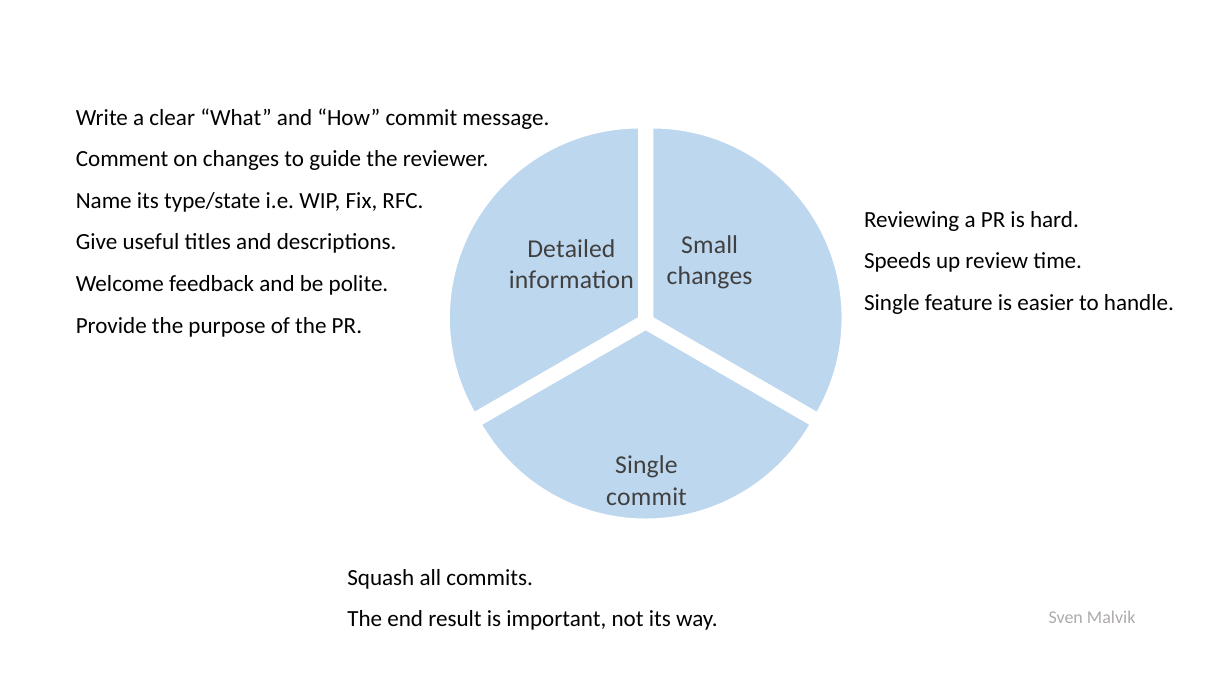
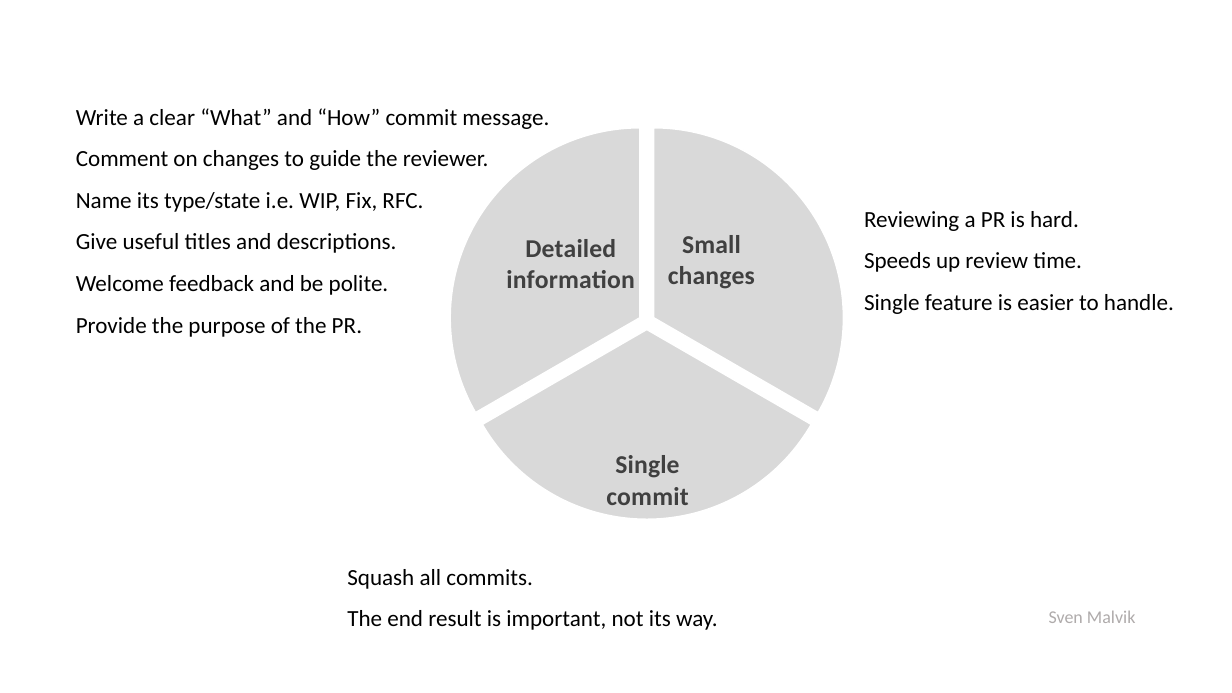
Before and after one commit to svenmalvik/insights, a slide deck: slide 1 of pull-request/pull-request.pptx. Drawn at 1232x693 pixels with LibreOffice and Linux fonts; fonts in the diff are those of the drawing. Boxes give left, top, right and bottom in pixels: in the first picture for what was removed or moved away, otherwise in the second. Text is boxed around its words. In the diff, an @@ line names an element or a change of style, - is before the commit and + after.

```diff
--- a/pull-request/pull-request.pptx
+++ b/pull-request/pull-request.pptx
@@ pie chart at <box>283,99,970,602</box> @@
@@ colours of single points changed @@
```
Also in this commit, not shown: 1 other file.
